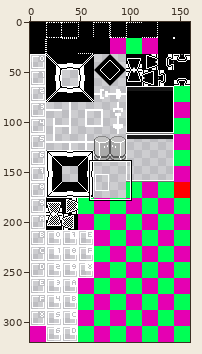
Sprite sheet -- Assets/Sprites/tileset/world16x16.png. The first picture is a wide view before the edit; the outline marks the close-up.
Close-up. Earlier state:
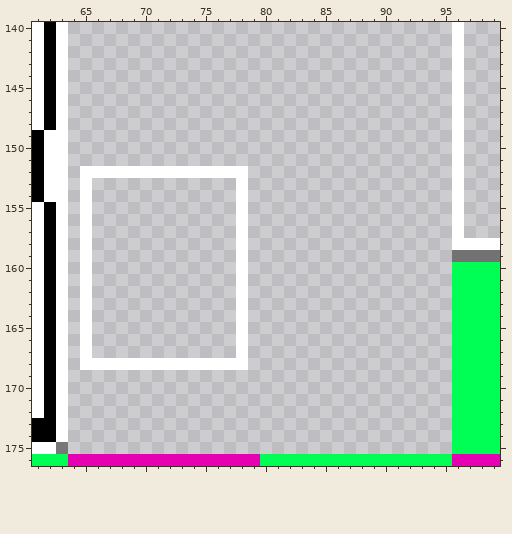
The file is 160x320 pixels. Shown: x 61..99, y 140..176.
After:
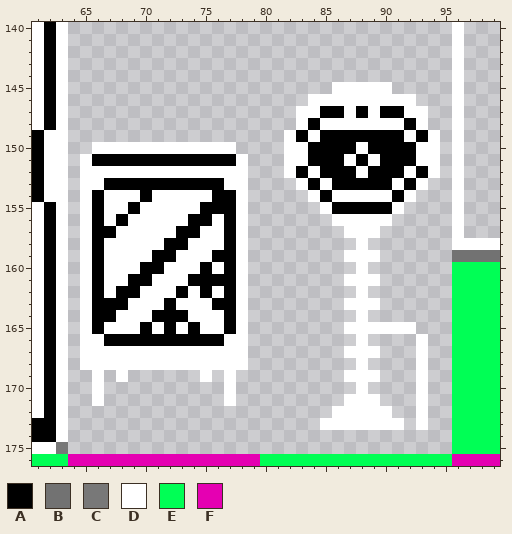
Palette (. is transparent): A #000000  B #727272  C #787878  D #ffffff  E #00ff55  F #e500b2
Edits made:
@@ x 61..99 @@
 144 DAD................................D...
-145 DAD................................D...
-146 DAD................................D...
-147 DAD................................D...
-148 DAD................................D...
-149 ADD................................D...
-150 ADD................................D...
-151 ADD................................D...
-152 ADD.DDDDDDDDDDDDDD.................D...
-153 ADD.D............D.................D...
-154 ADD.D............D.................D...
-155 DAD.D............D.................D...
-156 DAD.D............D.................D...
-157 DAD.D............D.................D...
-158 DAD.D............D.................DDDD
-159 DAD.D............D.................BBBB
-160 DAD.D............D.................EEEE
-161 DAD.D............D.................EEEE
-162 DAD.D............D.................EEEE
-163 DAD.D............D.................EEEE
-164 DAD.D............D.................EEEE
-165 DAD.D............D.................EEEE
-166 DAD.D............D.................EEEE
-167 DAD.D............D.................EEEE
-168 DAD.DDDDDDDDDDDDDD.................EEEE
-169 DAD................................EEEE
-170 DAD................................EEEE
-171 DAD................................EEEE
-172 DAD................................EEEE
-173 AAD................................EEEE
+145 DAD......................DDDDD.....D...
+146 DAD....................DDDDDDDDD...D...
+147 DAD...................DDAADADAADD..D...
+148 DAD...................DADDDDDDDAD..D...
+149 ADD..................DADAAAAAAADAD.D...
+150 ADD..DDDDDDDDDDDD....DDAAAADAAAADD.D...
+151 ADD.DAAAAAAAAAAAAD...DDAAADADAAADD.D...
+152 ADD.DDDDDDDDDDDDDD...DADAAADAAADAD.D...
+153 ADD.DDAAAAAAAAAADD....DADAAAAADAD..D...
+154 ADD.DADDDADDDDDAAD.....DADDDDDAD...D...
+155 DAD.DADDADDDDDAAAD......DAAAAAD....D...
+156 DAD.DADADDDDDAADAD.......DDDDD.....D...
+157 DAD.DAADDDDDAADDAD........DDD......D...
+158 DAD.DADDDDDAADDDAD.........D.......DDDD
+159 DAD.DADDDDAADDDAAD........DDD......BBBB
+160 DAD.DADDDAADDDADAD.........D.......EEEE
+161 DAD.DADDAADDDAAAAD........DDD......EEEE
+162 DAD.DADAADDDADADAD.........D.......EEEE
+163 DAD.DAAADDDADDDAAD........DDD......EEEE
+164 DAD.DAADDDAAADDDAD.........D.......EEEE
+165 DAD.DADDDADADADDAD........DDDDDD...EEEE
+166 DAD.DDAAAAAAAAAADD.........D....D..EEEE
+167 DAD.DDDDDDDDDDDDDD........DDD...D..EEEE
+168 DAD.DDDDDDDDDDDDDD.........D....D..EEEE
+169 DAD..D.D......D.D.........DDD...D..EEEE
+170 DAD..D..........D..........D....D..EEEE
+171 DAD..D..........D.........DDD...D..EEEE
+172 DAD......................DDDDD..D..EEEE
+173 AAD.....................DDDDDDD.D..EEEE
 174 AAD................................EEEE
Boxes around the changes in both close-ups, in picture pixels (x1, y1, x2, y2):
added: (284, 82, 440, 430)
added: (80, 142, 248, 406)
